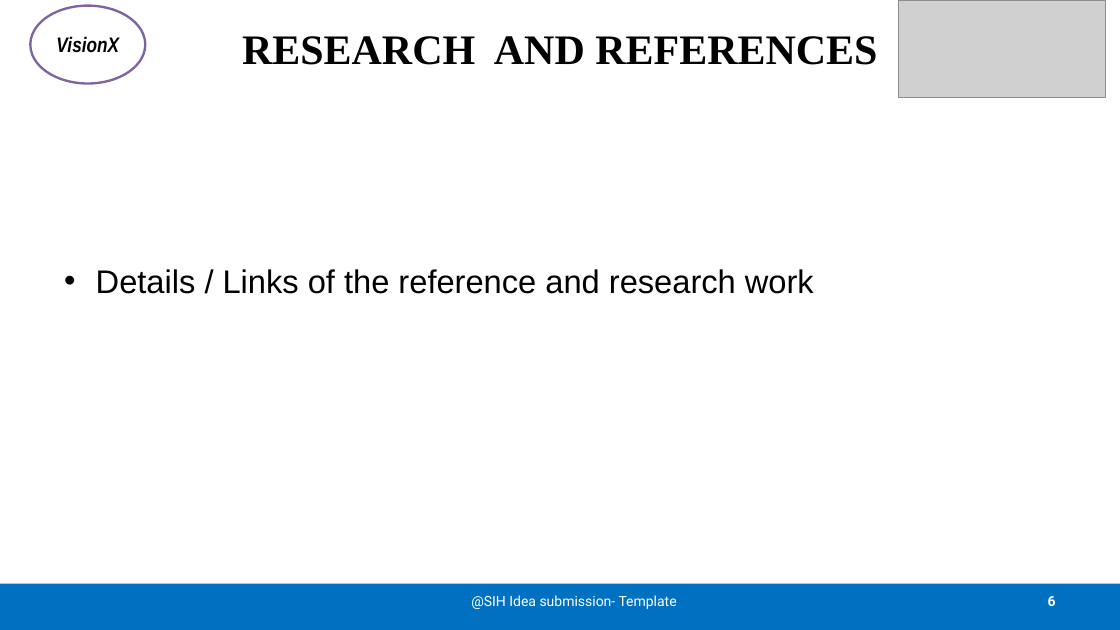
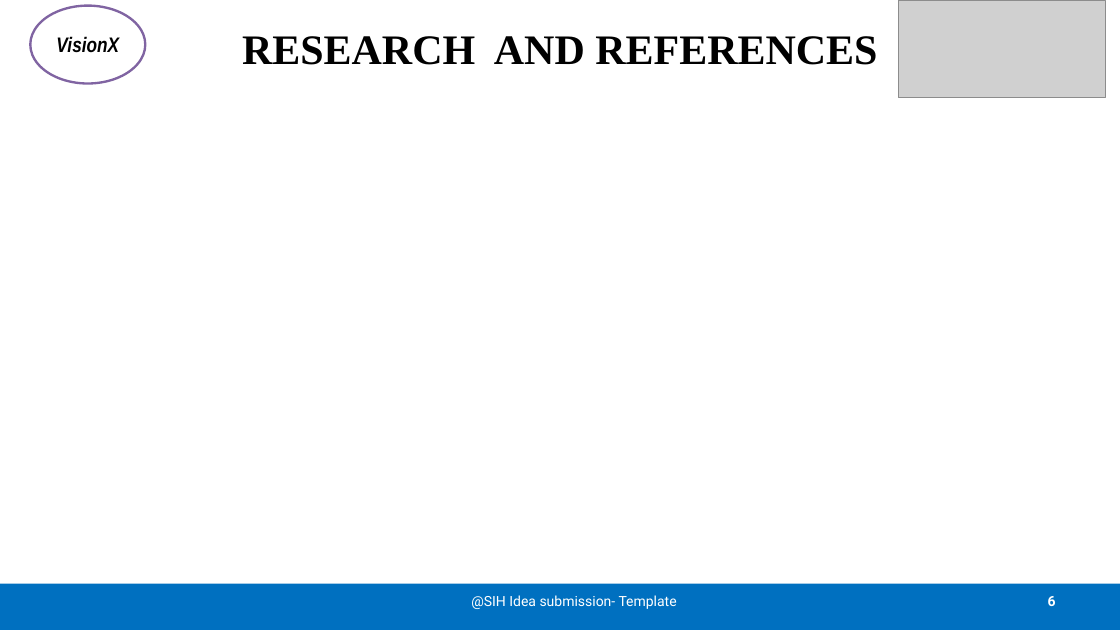
Before and after one commit to Sri-Ram143/SIH-2K26, a slide deck: slide 6 of SIH26036-PPT.pptx. Drawn at 1120x630 pixels with LibreOffice and Linux fonts; fonts in the diff are those of the drawing; grey boxes stand for pictures. Boxes give left, top, right and bottom in pixels: in the first picture for what was removed or moved away, otherwise in the second. Text is boxed around its words. In the diff, an @@ line names an element or a change of style, - is before the commit and + after.

```diff
--- a/SIH26036-PPT.pptx
+++ b/SIH26036-PPT.pptx
@@ text removed at [96, 269, 814, 294] @@
-• Details / Links of the reference and research work
```
Also in this commit, not shown: 3 other slides changed.
